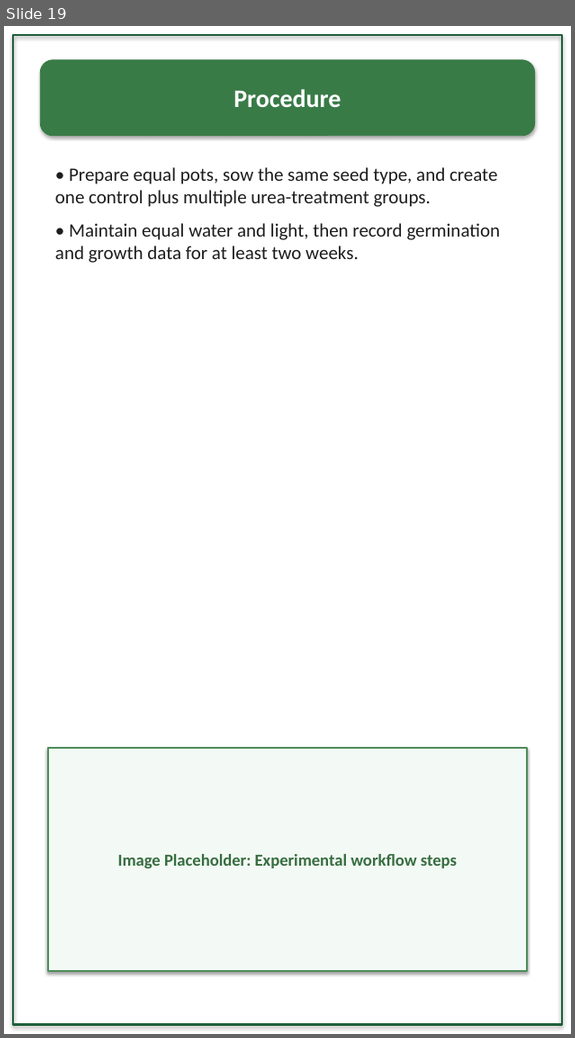
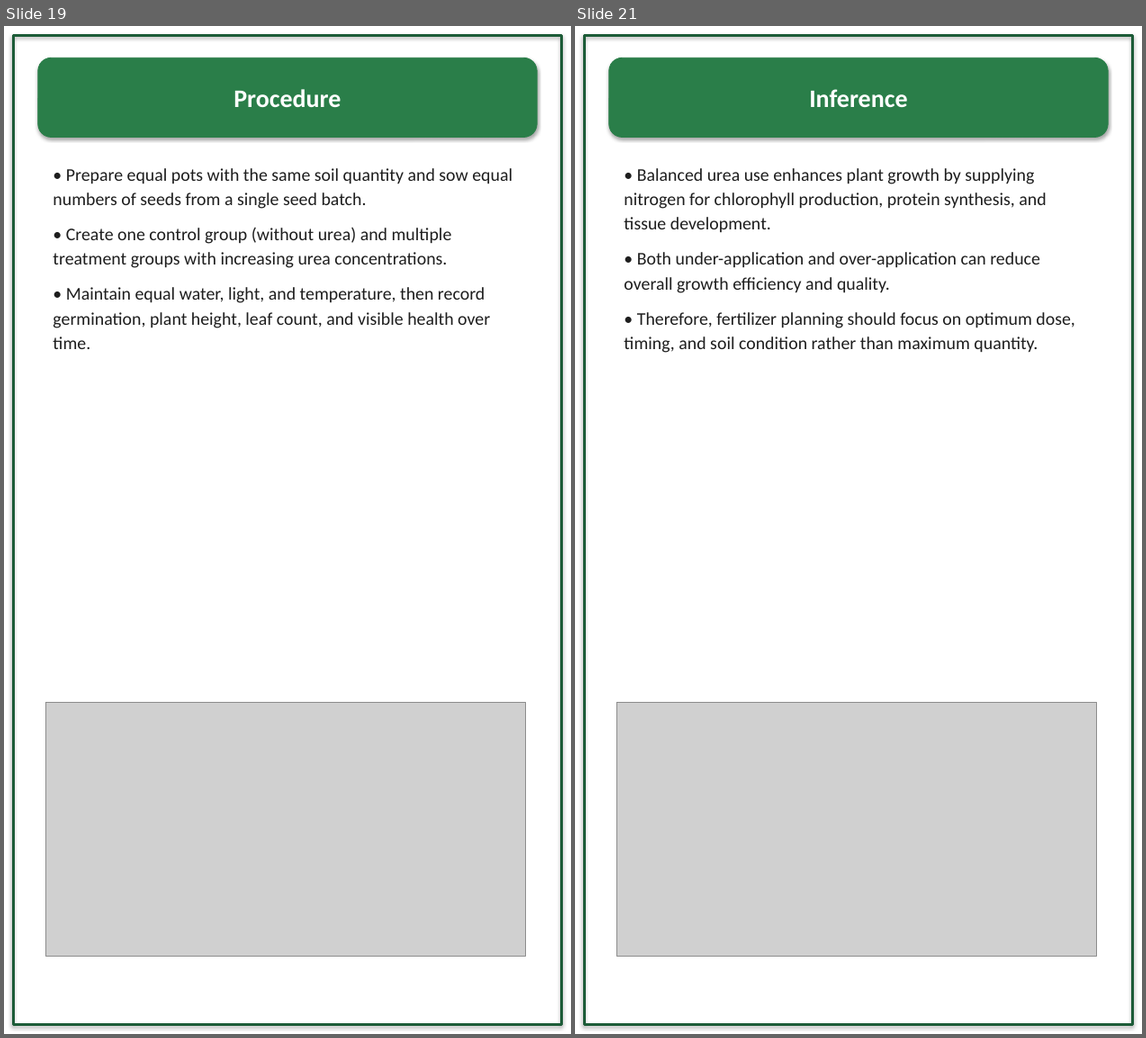
Before and after one commit to rpraut2008-stack/Vinsmoke, a slide deck: Effects_of_Urea_on_Plant_Growth.pptx. Shown side by side, each under a label of ours: slide 19 before the commit, slides 19 and 21 after it; the slides between them are not shown. The pictures are 575x1038 and 1146x1038 pixels, drawn with LibreOffice and Linux fonts; fonts in the diff are those of the drawing; grey boxes stand for pictures. Boxes give left, top, right and bottom in pixels: in the first picture for what was removed or moved away, otherwise in the second. Text is boxed around its words. In the diff, an @@ line names an element or a change of style, - is before the commit and + after.

```diff
--- a/Effects_of_Urea_on_Plant_Growth.pptx
+++ b/Effects_of_Urea_on_Plant_Growth.pptx
@@ slide 21 added at <box>575,26,1142,1034</box>, background #FFFFFF @@
@@ rectangle added at <box>584,35,1133,1025</box>, outline #1D5C38 2.5 pt @@
@@ rounded rectangle added at <box>609,58,1108,137</box>, fill #2A7E49, outline #2A7E49 0.75 pt, 24 pt, text #FFFFFF, bold @@
+Inference
@@ text added at <box>624,168,1075,353</box>, 17 pt, text #1E1E1E @@
+• Balanced urea use enhances plant growth by supplying nitrogen for chlorophyll production, protein synthesis, and tissue development.
+• Both under-application and over-application can reduce overall growth efficiency and quality.
+• Therefore, fertilizer planning should focus on optimum dose, timing, and soil condition rather than maximum quantity.
@@ picture added at <box>616,703,1097,956</box> @@
@@ slide 19 changed as well @@
@@ rectangle at <box>13,35,562,1025</box>: outline #1F5F3A 2.2 pt to #1D5C38 2.5 pt @@
@@ rounded rectangle "Procedure" at <box>38,58,537,137</box>: fill #397B47 to #2A7E49; outline #397B47 0.75 pt to #2A7E49 0.75 pt @@
@@ text at <box>53,168,512,349</box>: text changed; size 18 to 17 pt; text colour #1D1D1D to #1E1E1E @@
-• Prepare equal pots, sow the same seed type, and create one control plus multiple urea-treatment groups.
-• Maintain equal water and light, then record germination and growth data for at least two weeks.
+• Prepare equal pots with the same soil quantity and sow equal numbers of seeds from a single seed batch.
+• Create one control group (without urea) and multiple treatment groups with increasing urea concentrations.
+• Maintain equal water, light, and temperature, then record germination, plant height, leaf count, and visible health over time.
@@ picture added at <box>45,703,526,956</box> @@
@@ rectangle removed at <box>48,748,527,971</box> @@
-Image Placeholder: Experimental workflow steps
```
Also in this commit, not shown: 10 other slides changed, 11 other slides added, 12 slides removed.
